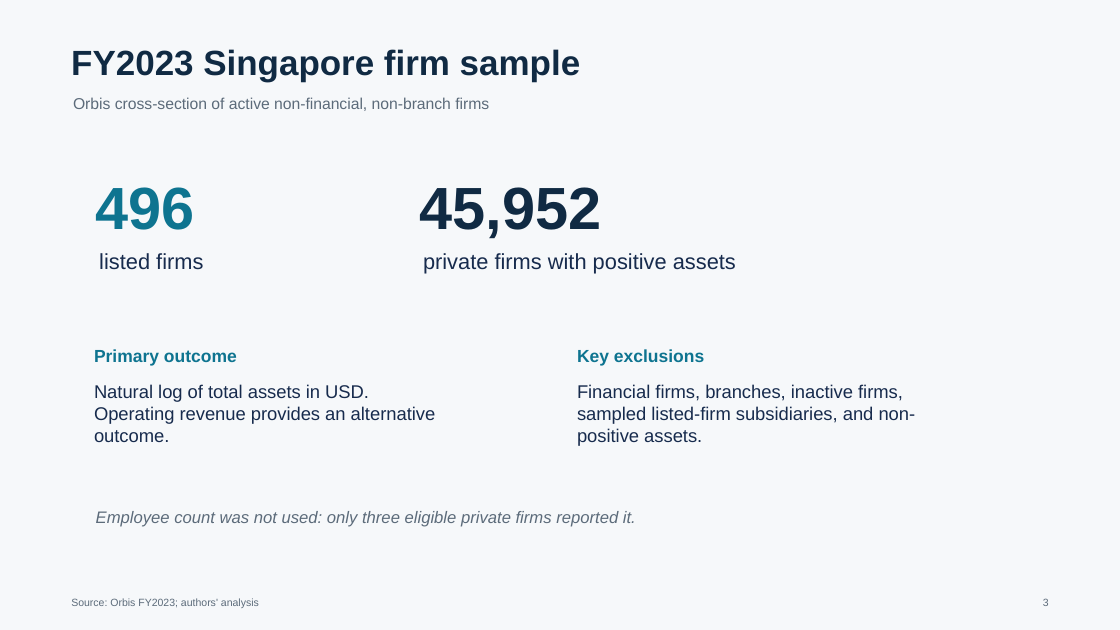
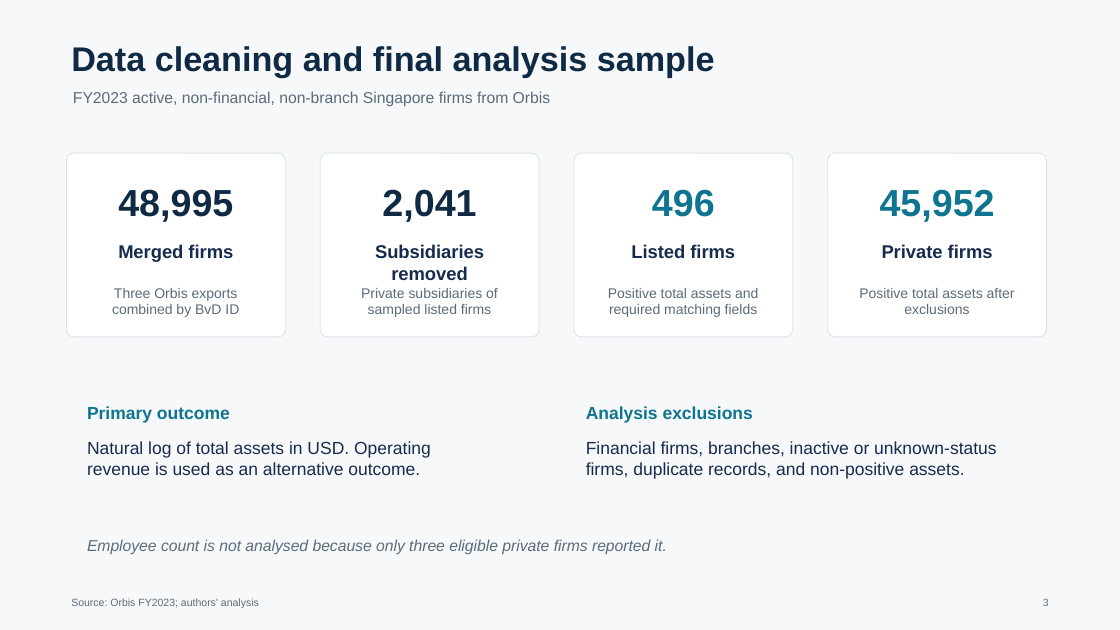
Before and after one commit to mljiang2026-oss/ds607-singapore-firm-size, a slide deck: slide 3 of outputs/presentation/DS607_GP_01548385_slides.pptx. Drawn at 1120x630 pixels with LibreOffice and Linux fonts; fonts in the diff are those of the drawing. Boxes give left, top, right and bottom in pixels: in the first picture for what was removed or moved away, otherwise in the second. Text is boxed around its words. In the diff, an @@ line names an element or a change of style, - is before the commit and + after.

```diff
--- a/outputs/presentation/DS607_GP_01548385_slides.pptx
+++ b/outputs/presentation/DS607_GP_01548385_slides.pptx
@@ text removed at [71,49,581,82] @@
-FY2023 Singapore firm sample
@@ text added at [71,46,715,78], 29.2 pt, text #102A43, bold @@
+Data cleaning and final analysis sample
@@ text at [73,91,550,107]: text changed @@
-Orbis cross-section of active non-financial, non-branch firms
+FY2023 active, non-financial, non-branch Singapore firms from Orbis
@@ rounded rectangle added at [66,153,285,337], fill #FFFFFF, outline #D9E2EC 0.75 pt @@
@@ rounded rectangle added at [320,153,539,337], fill #FFFFFF, outline #D9E2EC 0.75 pt @@
@@ rounded rectangle added at [574,153,792,337], fill #FFFFFF, outline #D9E2EC 0.75 pt @@
@@ text "496": place and size @@
-text "496" at [96,187,195,230]
+text "496" at [652,189,715,217]
@@ text "496" at [652,189,715,217]: size 51 to 32.2 pt; alignment left to centre @@
@@ rounded rectangle added at [828,153,1046,337], fill #FFFFFF, outline #D9E2EC 0.75 pt @@
@@ text "45,952": place and size @@
-text "45,952" at [419,187,601,239]
+text "45,952" at [880,189,995,222]
@@ text "45,952" at [880,189,995,222]: size 51 to 32.2 pt, text colour #102A43 to #0E7490; alignment left to centre @@
@@ text added at [118,189,233,222], 32.2 pt, text #102A43, bold @@
+48,995
@@ text added at [382,189,476,222], 32.2 pt, text #102A43, bold @@
+2,041
@@ text added at [118,244,233,262], 15.8 pt, text #172B4D, bold @@
+Merged firms
@@ text added at [375,244,484,280], 15.8 pt, text #172B4D, bold @@
+Subsidiaries removed
@@ text removed at [423,253,736,273] @@
-private firms with positive assets
@@ text at [631,244,735,258]: text changed; size 18.8 to 15.8 pt; bold on @@
-listed firms
+Listed firms
@@ text added at [882,244,993,258], 15.8 pt, text #172B4D, bold @@
+Private firms
@@ text added at [112,288,239,317], 12 pt, text #5C6B7A @@
+Three Orbis exports combined by BvD ID
@@ text added at [361,288,498,317], 12 pt, text #5C6B7A @@
+Private subsidiaries of sampled listed firms
@@ text added at [608,288,758,317], 12 pt, text #5C6B7A @@
+Positive total assets and required matching fields
@@ text added at [859,288,1015,314], 12 pt, text #5C6B7A @@
+Positive total assets after exclusions
@@ text "Primary outcome": place and size @@
-text "Primary outcome" at [94,349,237,366]
+text "Primary outcome" at [87,406,230,423]
@@ text at [586,406,753,423]: text changed @@
-Key exclusions
+Analysis exclusions
@@ text at [87,441,431,475]: text changed; size 15.8 to 15 pt @@
-Natural log of total assets in USD. Operating revenue provides an alternative outcome.
+Natural log of total assets in USD. Operating revenue is used as an alternative outcome.
@@ text at [586,441,996,479]: text changed; size 15.8 to 15 pt @@
-Financial firms, branches, inactive firms, sampled listed-firm subsidiaries, and non-positive assets.
+Financial firms, branches, inactive or unknown-status firms, duplicate records, and non-positive assets.
@@ text at [87,539,667,555]: text changed; size 14.2 to 13.5 pt @@
-Employee count was not used: only three eligible private firms reported it.
+Employee count is not analysed because only three eligible private firms reported it.
```
Also in this commit, not shown: 2 other slides changed, 9 slides added, 7 slides removed, 1 other file.
